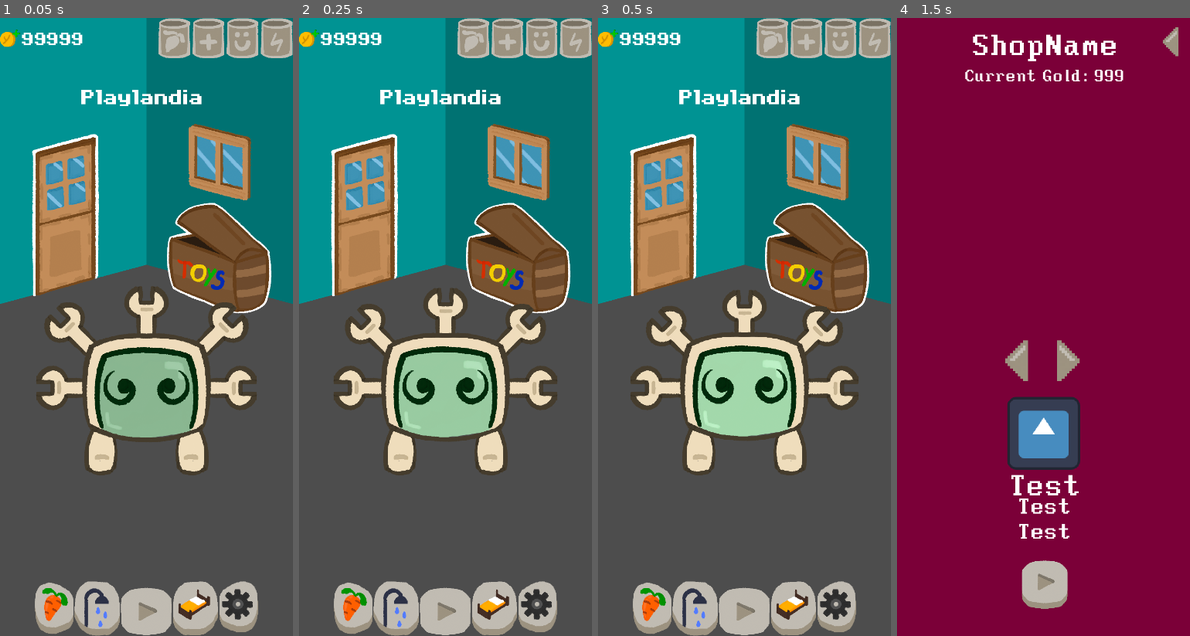
Above: before the commit, frames 1-4 (left to right).
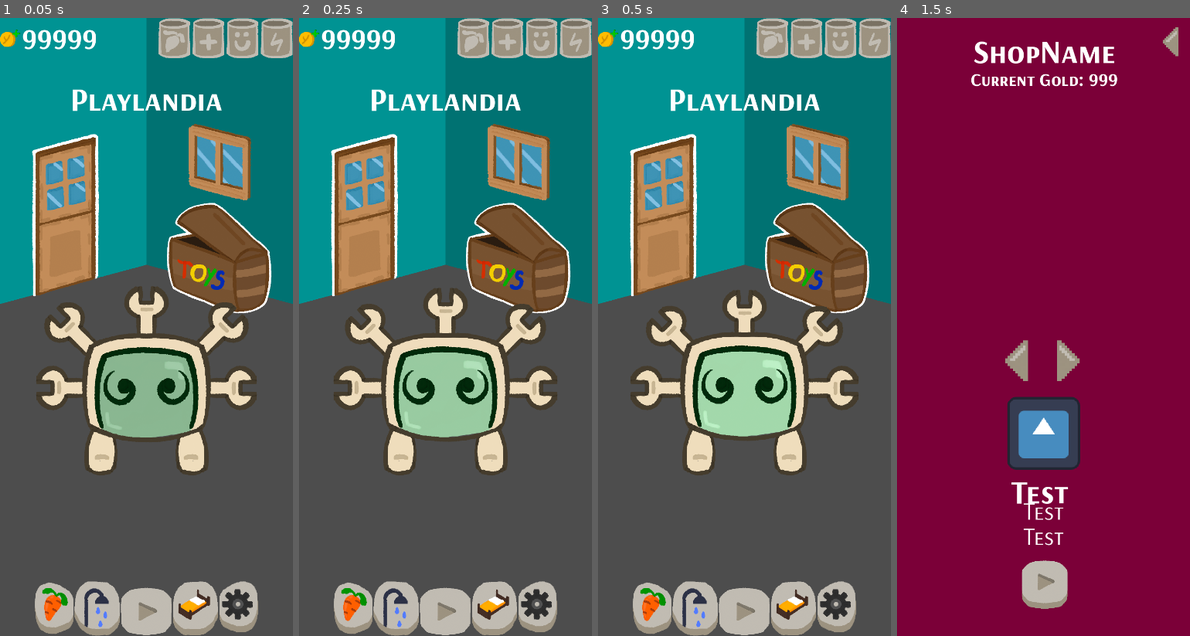
Above: after the commit, the same moments.

Repository: daniel-macias/mrduelm
Game: Godot game, scene res://Scenes/main.tscn
Two runs of this game, one before a commit and one after it. Both use one fixed random seed, a clock stepped at 60 frames per second and the inputs below. The engine's default icon, where the game draws it, is replaced by a stand-in: a white triangle on a blue panel in a dark square.
Inputs (mouse positions are in pixels of both pictures, inside the frame that each line leads up to):
- Up to frame 1 (0.05 s): no input
- Up to frame 2 (0.25 s): no input
- Up to frame 3 (0.5 s): no input
- Up to frame 4 (1.5 s): click (961, 215) at 0.5 s; click (1116, 259) at 1.25 s

The runs differ from the first frame. In frame 1, 1.3% of the frame differs, in the area x 7-76%, y 1-16%; in frame 2, 1.3%; in frame 3, 1.3%; in frame 4, 2.7%, in the area x 23-78%, y 2-86%.

Commit message:
changed fonts to arsenalsc and added new game textures

Diff:
--- a/Scenes/main.tscn
+++ b/Scenes/main.tscn
@@ -24,6 +24,7 @@
 [ext_resource type="FontFile" uid="uid://bhehtvc1by4td" path="res://Fonts/c64esque.ttf" id="8_tpqmy"]
 [ext_resource type="Texture2D" uid="uid://cvv5owqxqr3kl" path="res://Sprites/UI/ProgressBars/food.png" id="9_w1x0o"]
 [ext_resource type="Texture2D" uid="uid://llbq667nujq5" path="res://Sprites/UI/ProgressBars/bar_fill.png" id="10_3nn5s"]
+[ext_resource type="FontFile" uid="uid://biglirdu86eux" path="res://Fonts/ArsenalSC-Bold.ttf" id="10_l4g7b"]
 [ext_resource type="Texture2D" uid="uid://b3cdmltcbqcg5" path="res://Sprites/UI/sleep_icon_pressed.png" id="10_wapte"]
 [ext_resource type="Texture2D" uid="uid://chaa0bocw2434" path="res://Sprites/UI/soap.png" id="10_xt54n"]
 [ext_resource type="Texture2D" uid="uid://digdmvn5mg8gr" path="res://Sprites/UI/ProgressBars/health.png" id="11_dhajy"]
@@ -41,8 +42,9 @@
 [ext_resource type="Texture2D" uid="uid://bb56aoher0ca0" path="res://Sprites/Food/Broccolli.png" id="28_ub37l"]
 [ext_resource type="Texture2D" uid="uid://5lvmfvex78sv" path="res://Sprites/RoomStuff/bg_walls.png" id="30_iwp8k"]
 [ext_resource type="Script" path="res://Scripts/UIManagers/ShopTemplate.gd" id="32_k4rhv"]
-[ext_resource type="FontFile" uid="uid://26j2gmbprlxk" path="res://Fonts/BIOSfontII.ttf" id="33_syv31"]
 [ext_resource type="Texture2D" uid="uid://b17at48ossvk6" path="res://Sprites/Food/Pizza.png" id="33_yhbi5"]
+[ext_resource type="FontFile" uid="uid://0ck5qg3fvfmb" path="res://Fonts/ArsenalSC-Regular.ttf" id="43_modri"]
+[ext_resource type="FontFile" uid="uid://cdvk6e5mwlwn4" path="res://Fonts/ArsenalSC-Italic.ttf" id="44_0f0s0"]
 
 [sub_resource type="Animation" id="Animation_3vylq"]
 resource_name = "Conecting"
@@ -269,7 +271,7 @@
 offset_bottom = 40.88
 grow_horizontal = 2
 grow_vertical = 2
-theme_override_fonts/font = ExtResource("8_tpqmy")
+theme_override_fonts/font = ExtResource("10_l4g7b")
 theme_override_font_sizes/font_size = 80
 text = "Foodlandia"
 
@@ -348,12 +350,7 @@
 grow_vertical = 2
 scale = Vector2(0.5, 0.5)
 pivot_offset = Vector2(180, 100)
-
-[node name="TextureButton" type="TextureButton" parent="CanvasLayer/BathroomGUI/HBoxContainer"]
-custom_minimum_size = Vector2(100, 0)
-layout_mode = 2
-texture_normal = ExtResource("3_vlkju")
-stretch_mode = 5
+alignment = 1
 
 [node name="Soap" type="TextureButton" parent="CanvasLayer/BathroomGUI/HBoxContainer"]
 custom_minimum_size = Vector2(100, 0)
@@ -387,7 +384,7 @@
 offset_bottom = 40.88
 grow_horizontal = 2
 grow_vertical = 2
-theme_override_fonts/font = ExtResource("8_tpqmy")
+theme_override_fonts/font = ExtResource("10_l4g7b")
 theme_override_font_sizes/font_size = 80
 text = "Bathroomlandia"
 
@@ -414,7 +411,7 @@
 offset_bottom = 40.88
 grow_horizontal = 2
 grow_vertical = 2
-theme_override_fonts/font = ExtResource("8_tpqmy")
+theme_override_fonts/font = ExtResource("10_l4g7b")
 theme_override_font_sizes/font_size = 80
 text = "Playlandia"
 
@@ -490,7 +487,7 @@
 offset_bottom = 40.88
 grow_horizontal = 2
 grow_vertical = 2
-theme_override_fonts/font = ExtResource("8_tpqmy")
+theme_override_fonts/font = ExtResource("10_l4g7b")
 theme_override_font_sizes/font_size = 80
 text = "Sleepandia"
 
@@ -542,7 +539,7 @@
 offset_bottom = 40.88
 grow_horizontal = 2
 grow_vertical = 2
-theme_override_fonts/font = ExtResource("8_tpqmy")
+theme_override_fonts/font = ExtResource("10_l4g7b")
 theme_override_font_sizes/font_size = 80
 text = "Garagelandia"
 
@@ -583,7 +580,7 @@
 
 [node name="Label" type="Label" parent="CanvasLayer/TopBar"]
 layout_mode = 2
-theme_override_fonts/font = ExtResource("8_tpqmy")
+theme_override_fonts/font = ExtResource("10_l4g7b")
 theme_override_font_sizes/font_size = 70
 text = "99999"
 
@@ -854,7 +851,7 @@
 grow_vertical = 2
 theme_override_colors/font_outline_color = Color(0, 0, 0, 1)
 theme_override_constants/outline_size = 16
-theme_override_fonts/font = ExtResource("33_syv31")
+theme_override_fonts/font = ExtResource("43_modri")
 theme_override_font_sizes/font_size = 24
 text = "Food Name"
 horizontal_alignment = 1
@@ -873,7 +870,7 @@
 offset_bottom = 27.0
 grow_horizontal = 2
 grow_vertical = 0
-theme_override_fonts/font = ExtResource("33_syv31")
+theme_override_fonts/font = ExtResource("44_0f0s0")
 theme_override_font_sizes/font_size = 20
 text = "999 Gold"
 horizontal_alignment = 1
@@ -892,7 +889,7 @@
 offset_bottom = 50.0
 grow_horizontal = 2
 grow_vertical = 0
-theme_override_fonts/font = ExtResource("33_syv31")
+theme_override_fonts/font = ExtResource("44_0f0s0")
 theme_override_font_sizes/font_size = 20
 text = "Other Stat"
 horizontal_alignment = 1
@@ -908,7 +905,7 @@
 offset_right = 215.0
 offset_bottom = 141.0
 grow_horizontal = 2
-theme_override_fonts/font = ExtResource("33_syv31")
+theme_override_fonts/font = ExtResource("10_l4g7b")
 theme_override_font_sizes/font_size = 80
 text = "ShopName
 "
@@ -924,7 +921,7 @@
 offset_right = 215.0
 offset_bottom = 232.0
 grow_horizontal = 2
-theme_override_fonts/font = ExtResource("33_syv31")
+theme_override_fonts/font = ExtResource("10_l4g7b")
 theme_override_font_sizes/font_size = 45
 text = "Current Gold: 999"
 horizontal_alignment = 1
@@ -975,7 +972,7 @@
 offset_bottom = 113.0
 grow_horizontal = 2
 grow_vertical = 0
-theme_override_fonts/font = ExtResource("33_syv31")
+theme_override_fonts/font = ExtResource("10_l4g7b")
 theme_override_font_sizes/font_size = 80
 text = "Test"
 
@@ -992,7 +989,7 @@
 offset_bottom = 235.0
 grow_horizontal = 2
 grow_vertical = 0
-theme_override_fonts/font = ExtResource("33_syv31")
+theme_override_fonts/font = ExtResource("43_modri")
 theme_override_font_sizes/font_size = 60
 text = "Test"
 horizontal_alignment = 1
@@ -1010,7 +1007,7 @@
 offset_bottom = 173.0
 grow_horizontal = 2
 grow_vertical = 0
-theme_override_fonts/font = ExtResource("33_syv31")
+theme_override_fonts/font = ExtResource("43_modri")
 theme_override_font_sizes/font_size = 60
 text = "Test"
 horizontal_alignment = 1
Binary file added: Fonts/ArsenalSC-Bold.ttf
Not shown, added: Fonts/ArsenalSC-Bold.ttf.import
Binary file added: Fonts/ArsenalSC-BoldItalic.ttf
Not shown, added: Fonts/ArsenalSC-BoldItalic.ttf.import
Binary file added: Fonts/ArsenalSC-Italic.ttf
Not shown, added: Fonts/ArsenalSC-Italic.ttf.import
Binary file added: Fonts/ArsenalSC-Regular.ttf
Not shown, added: Fonts/ArsenalSC-Regular.ttf.import
Not shown: 1 places in Scenes/main.tscn that only renumber resources
Binary file added: Sprites/Games/Detector/Brows_0.png
Binary file added: Sprites/Games/Detector/Brows_1.png
Binary file added: Sprites/Games/Detector/Brows_2.png
(and 19 more such lines)
